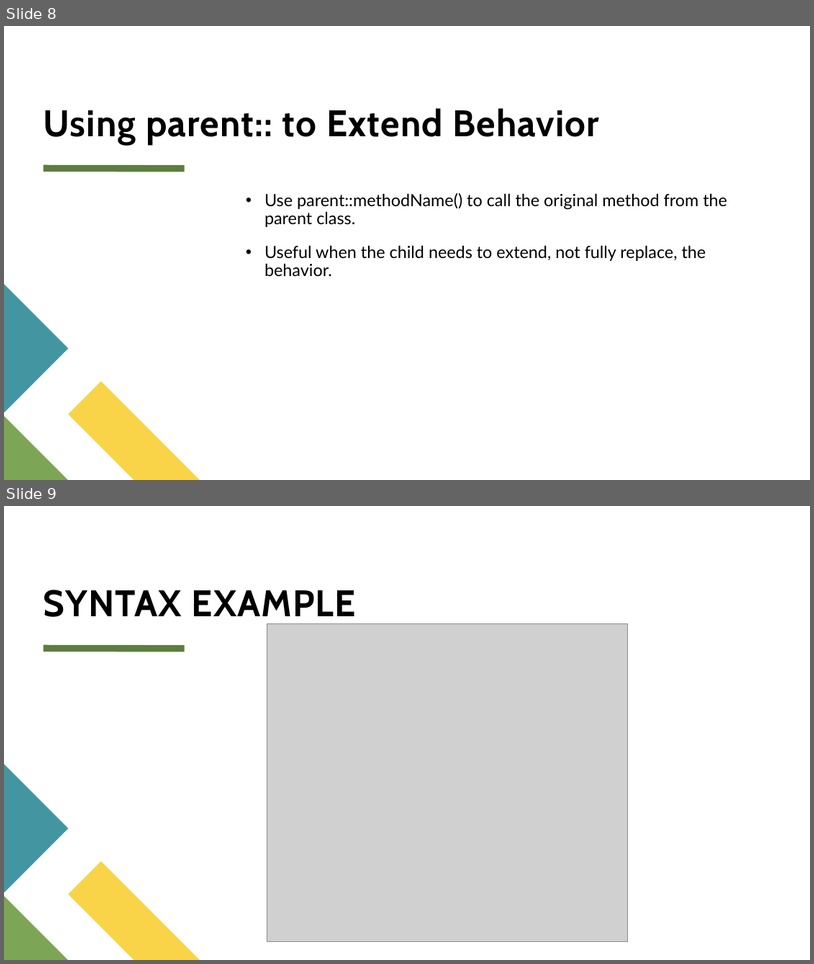
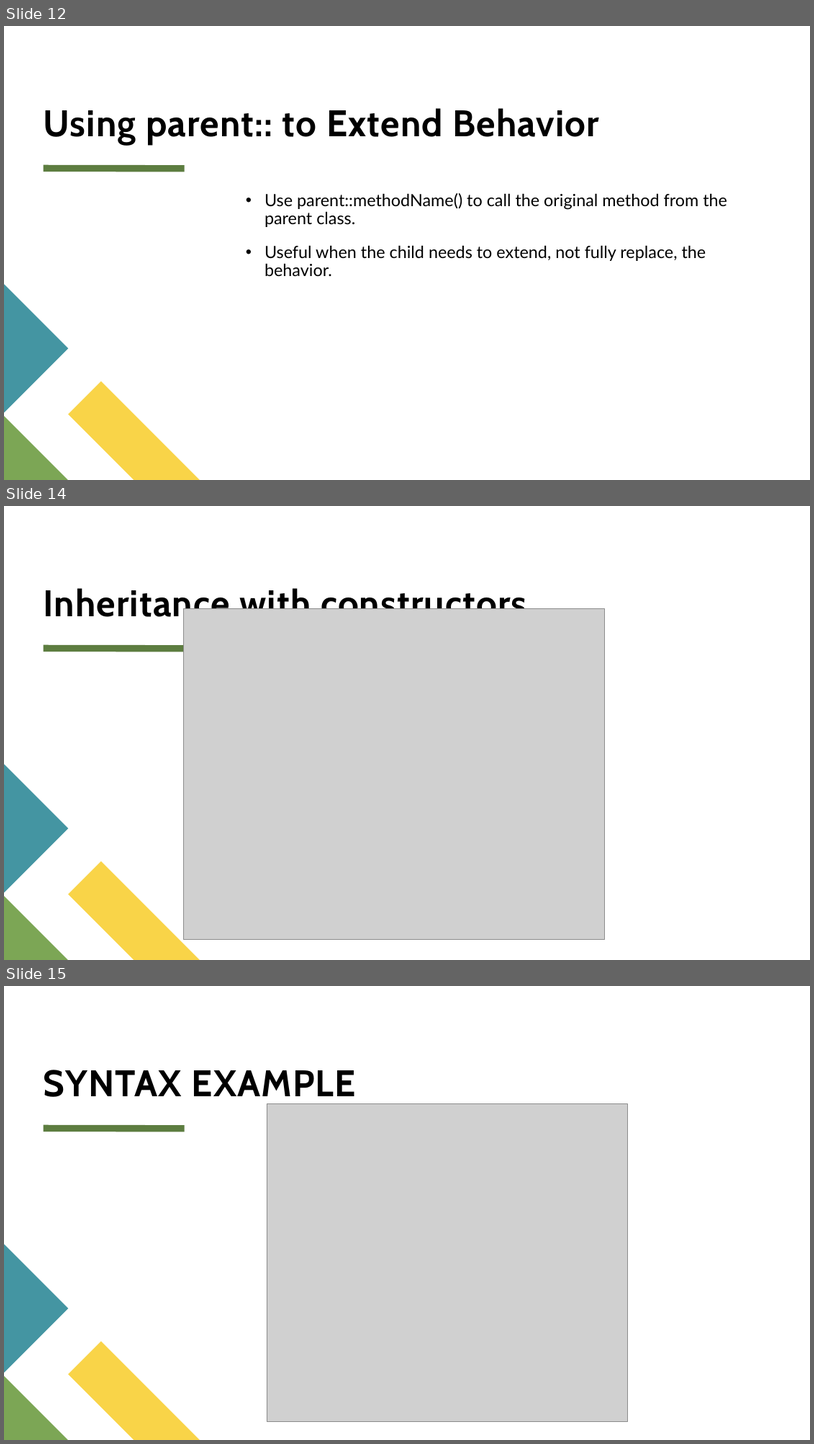
Before and after one commit to psuuc-jbgarcia/Object-Oriented-Programming-Lesson, a slide deck: OOP/Midterm/Week 4/Lecture/Inheritance and Polymorphism in PHP (OOP).pptx. Shown one above the other, each under a label of ours: slides 8 and 9 before the commit, slides 12, 14 and 15 after it; the slides between them are not shown. The pictures are 814x964 and 814x1444 pixels, drawn with LibreOffice and Linux fonts; fonts in the diff are those of the drawing; grey boxes stand for pictures. Boxes give left, top, right and bottom in pixels: in the first picture for what was removed or moved away, otherwise in the second. Text is boxed around its words. In the diff, an @@ line names an element or a change of style, - is before the commit and + after.

```diff
--- a/OOP/Midterm/Week 4/Lecture/Inheritance and Polymorphism in PHP (OOP).pptx
+++ b/OOP/Midterm/Week 4/Lecture/Inheritance and Polymorphism in PHP (OOP).pptx
@@ slide 14 added at box(4, 506, 810, 960), background #FFFFFF; not listed: 1 template element that a slide beside it also shows @@
@@ title added at box(44, 585, 527, 624), 44 pt, text #000000, bold @@
+Inheritance with constructors
@@ picture added at box(184, 609, 604, 939) @@
@@ freeform shape added at box(4, 764, 68, 893), fill #4495A2 @@
@@ freeform shape added at box(68, 861, 199, 960), fill #F9D448 @@
@@ freeform shape added at box(4, 896, 68, 960), fill #7CA655 @@
@@ what was slide 8 is now slide 12 @@
@@ what was slide 9 is now slide 15 @@
```
Also in this commit, not shown: 2 slides changed, 5 other slides added, 8 other files.
